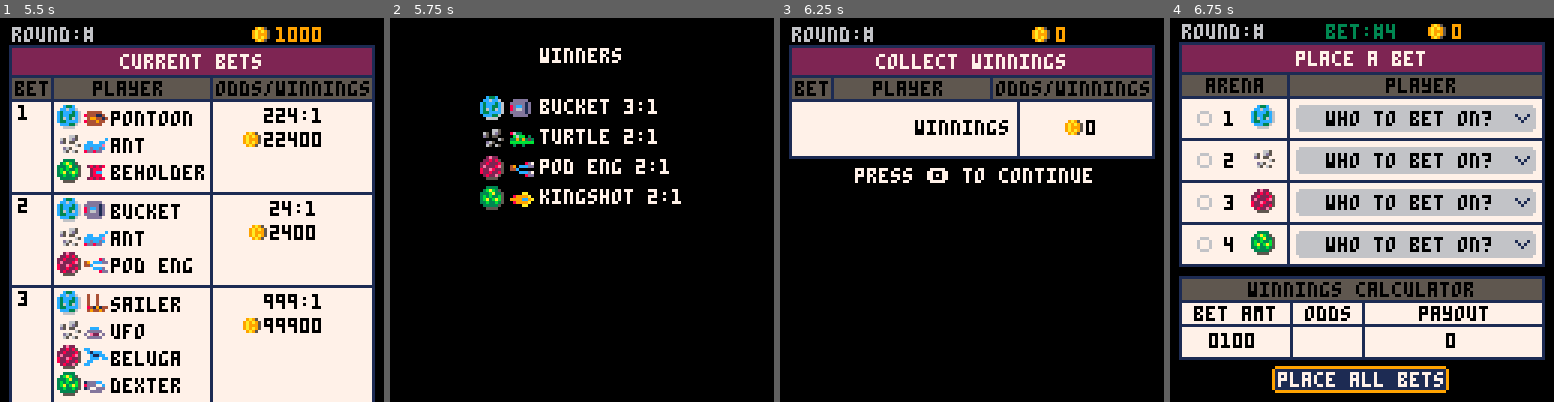
Above: before the commit, frames 1-4 (left to right).
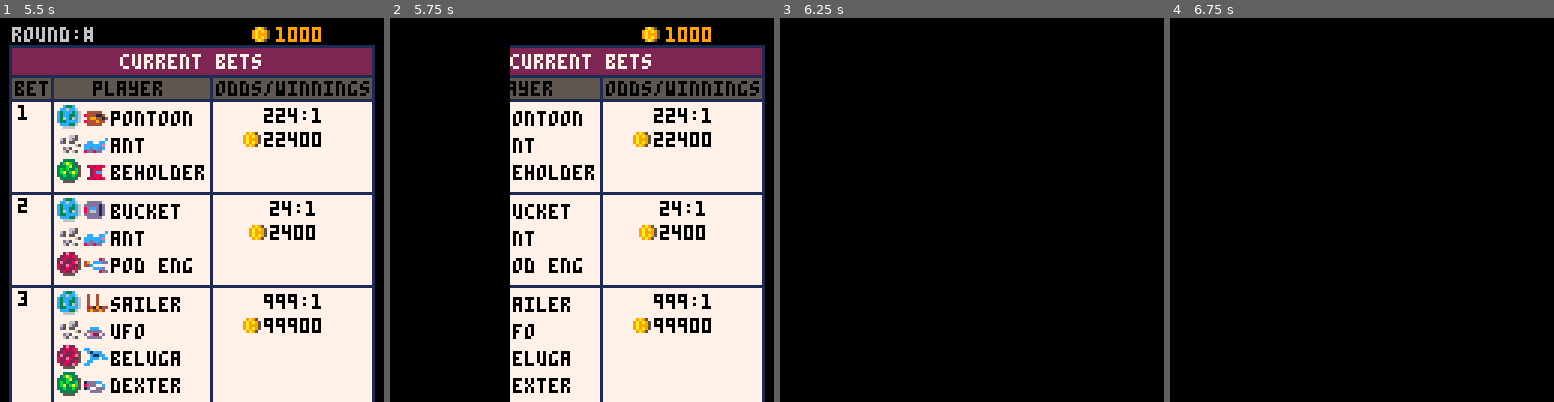
Above: after the commit, the same moments.

Repository: suspicious-smoke/club-bets-pico8
Game: PICO-8 cartridge club-bets.p8
Two runs of this game, one before a commit and one after it. Both use one fixed random seed, a clock stepped at 60 frames per second and the inputs below.
Inputs:
- Up to frame 1 (5.5 s): tap X (X key) at 0.33, 1.07, 1.85, 2.97, 4.08, 5.2 s; tap O (Z key) at 0.7, 1.7, 2.1, 2.5, 2.9, 3.3, 3.7, 4.1, 4.5, 4.9, 5.3 s; hold Right 1.6-2.1 s; hold Up 2.15-2.42 s; hold Right 2.47-3.03 s; hold Left 3.08-3.58 s; hold Down 3.63-3.97 s; hold Right 4.02-4.68 s; hold Up 4.73-5.03 s; hold Left from 5.08 s (still down)
- Up to frame 2 (5.75 s): release Left at 5.68 s; tap O (Z key) at 5.7 s; hold Down from 5.73 s (still down)
- Up to frame 3 (6.25 s): release Down at 6.03 s; hold Right from 6.08 s (still down); tap O (Z key) at 6.1 s
- Up to frame 4 (6.75 s): tap X (X key) at 6.32 s; tap O (Z key) at 6.5 s; release Right at 6.58 s; hold Right from 6.63 s (still down)

Frame 1 is identical in both runs. In frame 2, 57% of the frame differs, in the area x 23-98%, y 2-100%; in frame 3, 28%; in frame 4, 75%, in the area x 2-98%, y 1-98%.

Commit message:
added transition state between some menus

Diff:
--- a/club-bets.p8
+++ b/club-bets.p8
@@ -91,6 +91,7 @@
 	--prob of 3d6 from 3-18
 	bet_sel=1--the currently selected bet (betpage/quickbetpage)
 	arena_sel=1
+	fade_tmr,fade_state,fade_r=0,0,0
 	_upd=blank
 	_drw=blank
 	fill_arenas()
@@ -140,6 +141,7 @@
 function _draw()
 	cls()
 	_drw()
+	drw_and_upd_fade()
 	--debug
 	offst=0
 	for txt in all(debug) do
@@ -161,41 +163,7 @@
 
 function upd_betpage()
 	get_bet_summary()
-	--player select mode
-	if bet_mode==2 then
-		if btnp(⬆️) then
-				sfx(0)
-			plyr_menu_sel=(plyr_menu_sel-2)%4+1
-		elseif btnp(⬇️) then
-			sfx(0)
-			plyr_menu_sel=(plyr_menu_sel%4)+1
-		elseif btnp(🅾️) then
-			sfx(4)
-			toggle_bet()
-			bet_mode=1
-		elseif btnp(❎) then
-			sfx(3)
-			bet_mode=1
-		end
-	--money amount mode
-	elseif bet_mode==3 then
-		if btnp(⬆️) then
-			sfx(0)
-			bets[bet_sel][1][i_amt]=(bets[bet_sel][1][i_amt]+1)%10
-		elseif btnp(⬇️) then
-			sfx(0)
-			bets[bet_sel][1][i_amt]=(bets[bet_sel][1][i_amt]-1)%10
-		elseif btnp(➡️) then
-			sfx(0)
-			i_amt=(i_amt%4)+1
-		elseif btnp(⬅️) then
-			sfx(0)
-			i_amt=(i_amt-2)%4+1
-		elseif btnp(❎) then
-			sfx(3)
-			bet_mode=1
-		end
-	else
+	if bet_mode==1 then--main select mode
 		if btnp(⬆️) then
 			sfx(0)
 			arena_sel=(arena_sel-2)%6+1
@@ -229,6 +197,39 @@
 			--open up window to see
 			--more info or switch menus
 		end
+	elseif bet_mode==2 then--player select
+		if btnp(⬆️) then
+				sfx(0)
+			plyr_menu_sel=(plyr_menu_sel-2)%4+1
+		elseif btnp(⬇️) then
+			sfx(0)
+			plyr_menu_sel=(plyr_menu_sel%4)+1
+		elseif btnp(🅾️) then
+			sfx(4)
+			toggle_bet()
+			bet_mode=1
+		elseif btnp(❎) then
+			sfx(3)
+			bet_mode=1
+		end
+	elseif bet_mode==3 then--amount select
+		if btnp(⬆️) then
+			sfx(0)
+			bets[bet_sel][1][i_amt]=(bets[bet_sel][1][i_amt]+1)%10
+		elseif btnp(⬇️) then
+			sfx(0)
+			bets[bet_sel][1][i_amt]=(bets[bet_sel][1][i_amt]-1)%10
+		elseif btnp(➡️) then
+			sfx(0)
+			i_amt=(i_amt%4)+1
+		elseif btnp(⬅️) then
+			sfx(0)
+			i_amt=(i_amt-2)%4+1
+		elseif btnp(❎) then
+			sfx(3)
+			bet_mode=1
+		end
+
 	end
 	bet_off=0
 	if _bet_amt_tmr>0 then
@@ -361,7 +362,7 @@
 		init_betpage()
 	elseif btnp(🅾️) then
 		if has_money and made_bets then
-			init_end_of_round()
+			trn_state(init_end_of_round)
 		end
 	end
 end
@@ -494,7 +495,7 @@
 function upd_end_of_round()
 	if btnp(🅾️) then
 		--winnings page
-		init_winning_bets()
+		trn_state(init_winning_bets)
 	end
 end
 
@@ -530,7 +531,7 @@
 		end
 	end
 	if btnp(🅾️) then
-		finish_round()
+		trn_state(finish_round)
 	end
 end
 
@@ -1149,6 +1150,66 @@
 	return true
 end
 
+--fade stuff
+--initiate a pause on all player updates until fade is over
+function trn_state(fn)--transition state
+	init_fade()
+	new_fn = fn
+	_upd=upd_fade_pause
+end
+--for trn_state
+function upd_fade_pause()--don't call directly
+	if fade_state==2 then
+		_upd=new_fn
+	end
+end
+
+function init_fade()
+	fade_tmr=0
+	fade_state=1
+	fade_r=0
+	finc,famt=40,160
+end
+
+function fade_tmr_upd()
+	fade_tmr+=1
+	if fade_tmr>3 then
+		fade_state+=1
+		fade_tmr=0
+	end
+end
+
+function drw_and_upd_fade()
+	--update fade
+
+	if fade_state==1 then
+		fade_r=min(fade_r+finc,famt)
+		if fade_r==famt then
+			fade_tmr_upd()
+		end
+	elseif fade_state==2 then
+		fade_tmr_upd()
+	--fade in
+	elseif fade_state==3 then
+		fade_r=max(fade_r-finc,0)
+		if fade_r==0 then
+			fade_tmr+=1
+			if fade_tmr>12 then
+				fade_state=0
+			end
+		end
+	end
+	--draw fade
+	if fade_r>0 then
+		if fade_state==1 then
+			rrectfill(0,0,fade_r,128,0,0)
+		else
+			rrectfill(famt-fade_r,0,famt,128,0,0)
+		end
+	end
+end
+
+
 __gfx__
 00000000000000000000000000000000000000000000000000000000000000000000000000000000000000000000000000000000000000000000000000000000
 0000003bbb1000000000000000000000000000000000000000000000000000000000000000000000000000000000000000000000000000000000000000000000
